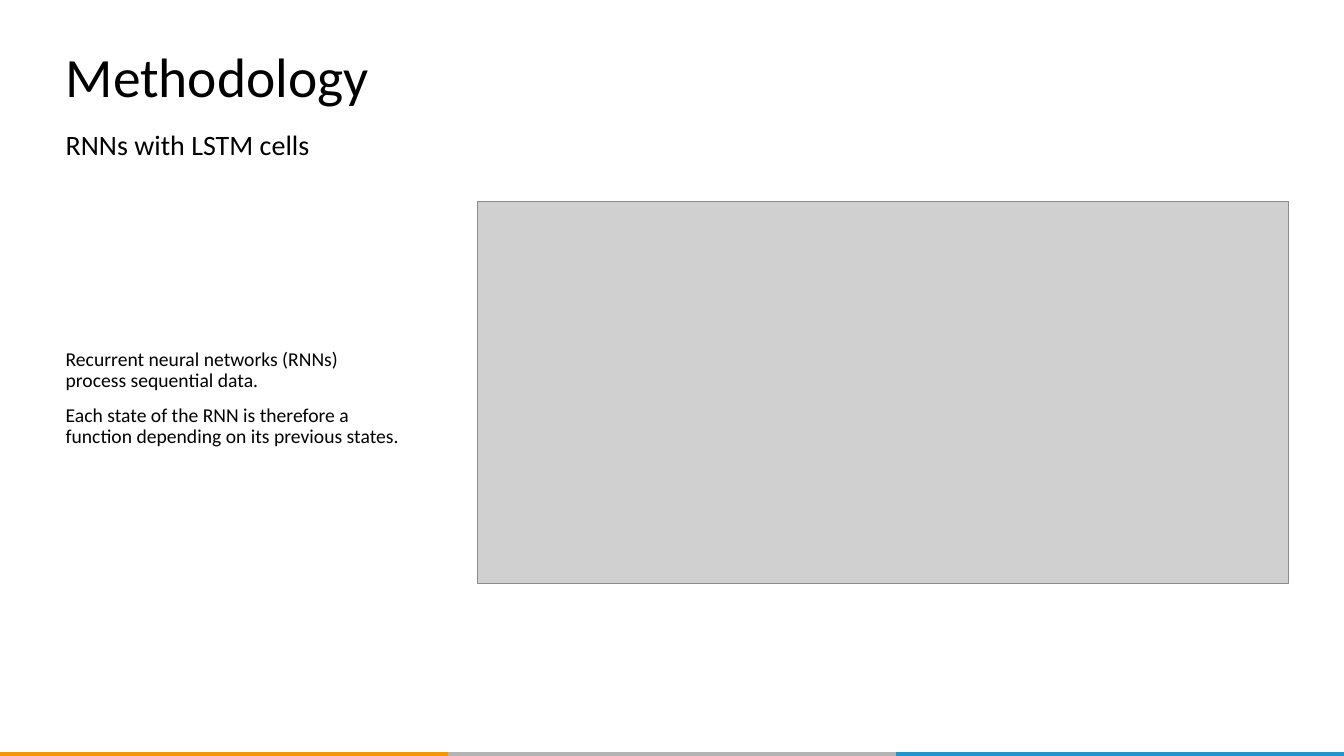
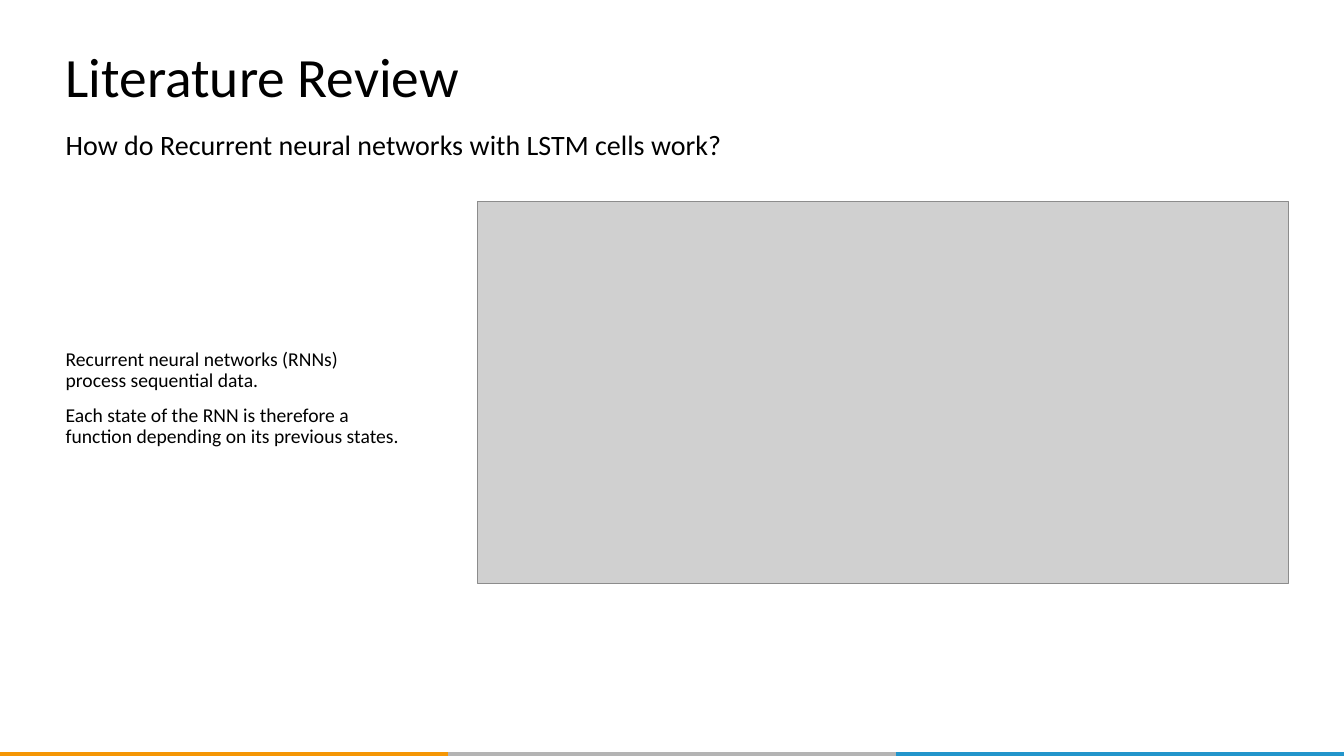
Before and after one commit to QUER01/FinanceModule, a slide deck: slide 13 of docs/dlw_conference_presentation.pptx (slide 9 before the commit). Drawn at 1344x756 pixels with LibreOffice and Linux fonts; fonts in the diff are those of the drawing; grey boxes stand for pictures; background and template pictures are left out. Boxes give left, top, right and bottom in pixels: in the first picture for what was removed or moved away, otherwise in the second. Text is boxed around its words. In the diff, an @@ line names an element or a change of style, - is before the commit and + after.

```diff
--- a/docs/dlw_conference_presentation.pptx
+++ b/docs/dlw_conference_presentation.pptx
@@ title at bbox=[66, 59, 459, 98]: text changed @@
-Methodology
+Literature Review
@@ subtitle at bbox=[66, 135, 721, 156]: text changed @@
-RNNs with LSTM cells
+How do Recurrent neural networks with LSTM cells work?
```
Also in this commit, not shown: 17 other slides changed, 15 slides added, 5 slides removed, 5 other files.
